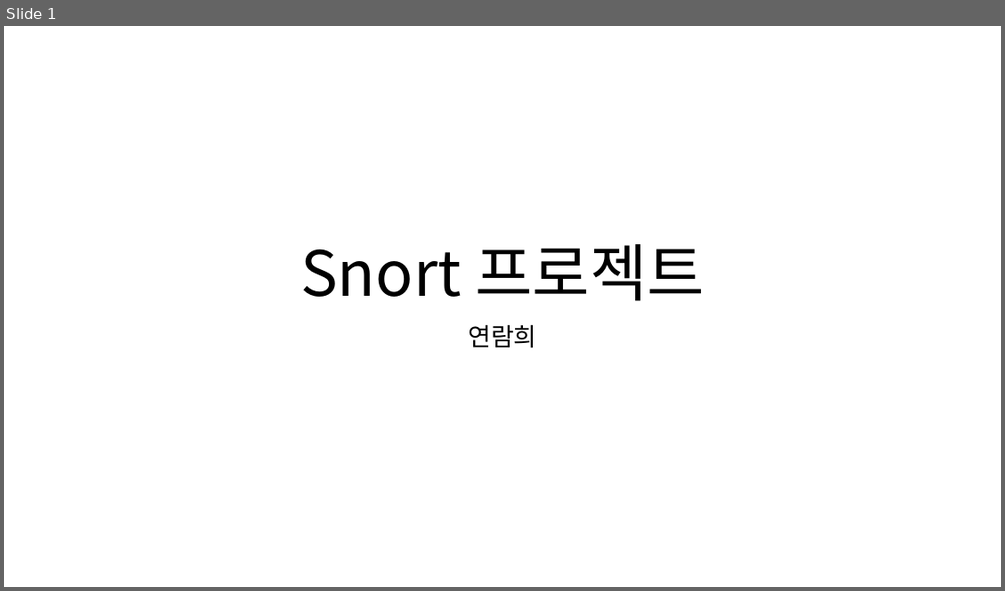
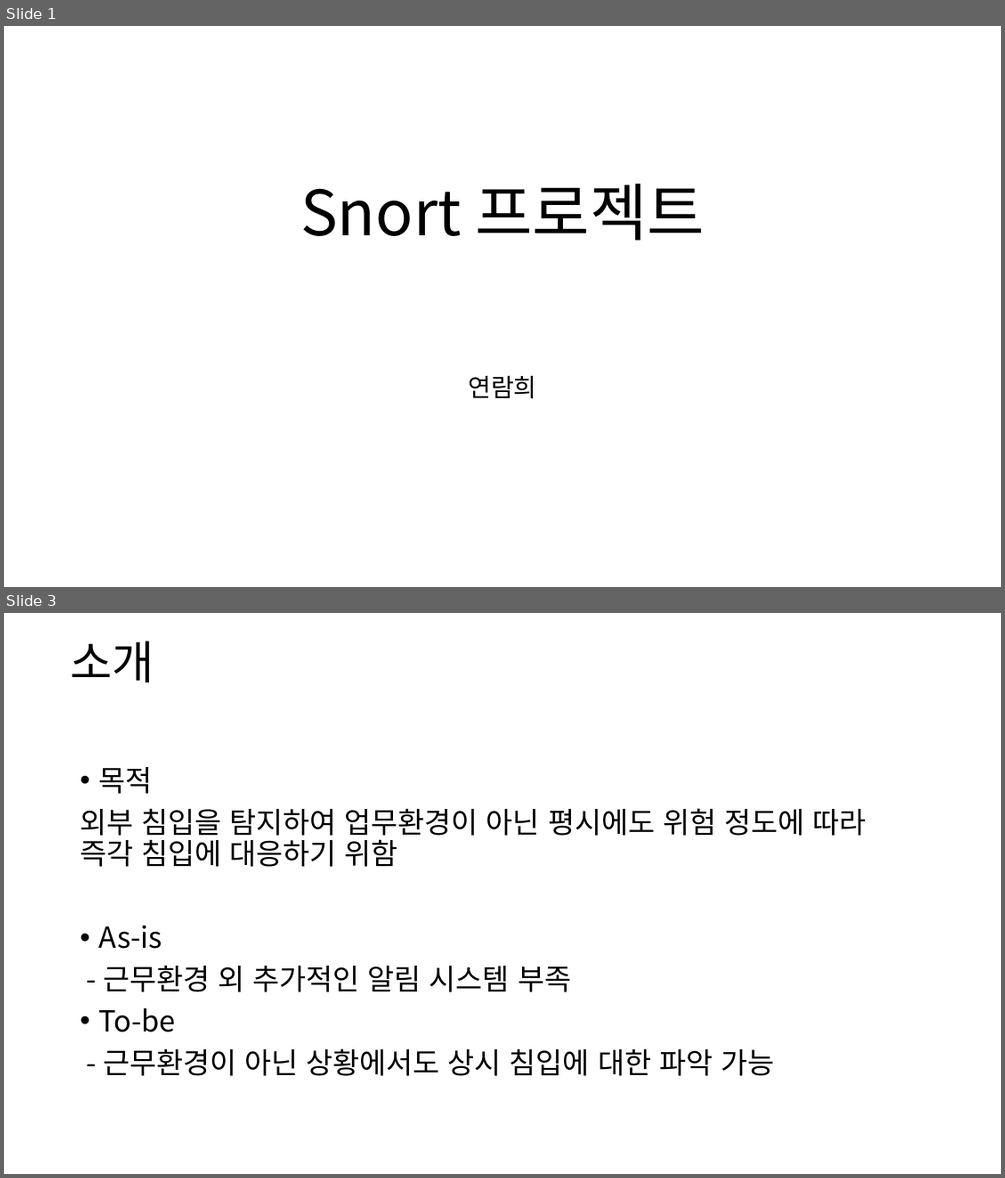
Before and after one commit to ramieeee/self_learning, a slide deck: semi_projects/보안탐지 및 SMS 알람/snort 프로젝트.pptx. Shown one above the other, each under a label of ours: slide 1 before the commit, slides 1 and 3 after it; the slides between them are not shown. The pictures are 1005x591 and 1005x1178 pixels, drawn with LibreOffice and Linux fonts; fonts in the diff are those of the drawing. Boxes give left, top, right and bottom in pixels: in the first picture for what was removed or moved away, otherwise in the second. Text is boxed around its words. In the diff, an @@ line names an element or a change of style, - is before the commit and + after.

```diff
--- a/semi_projects/보안탐지 및 SMS 알람/snort 프로젝트.pptx
+++ b/semi_projects/보안탐지 및 SMS 알람/snort 프로젝트.pptx
@@ slide 3 added at (4, 613, 1001, 1174), background #FFFFFF @@
@@ title added at (71, 641, 154, 682), 44 pt, text #000000 @@
+소개
@@ text added at (80, 767, 866, 1076), 28 pt, text #000000 @@
+• 목적
+외부 침입을 탐지하여 업무환경이 아닌 평시에도 위험 정도에 따라 즉각 침입에 대응하기 위함
+• As-is
+- 근무환경 외 추가적인 알림 시스템 부족
+• To-be
+- 근무환경이 아닌 상황에서도 상시 침입에 대한 파악 가능
@@ slide 1 changed as well @@
@@ title "Snort 프로젝트" at (300, 184, 704, 240): vertical alignment bottom to middle @@
@@ subtitle "연람희" at (468, 375, 536, 399): vertical alignment top to middle @@
```
Also in this commit, not shown: 2 other slides changed, 11 other slides added, 3 slides removed.
